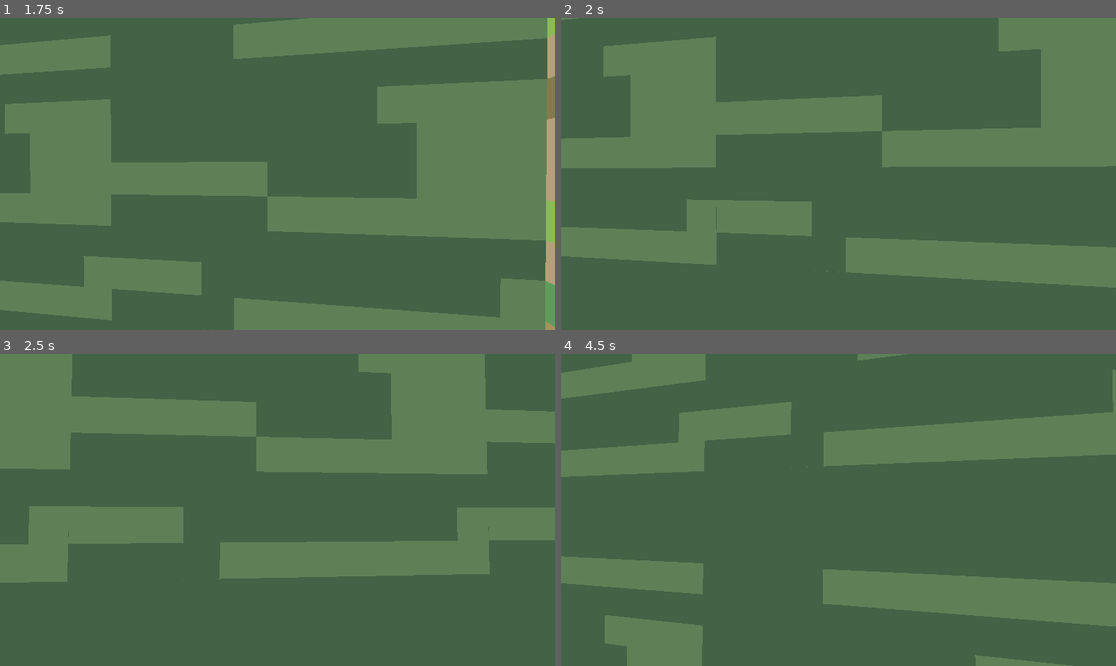
Above: before the commit, frames 1-4 (two rows, left to right).
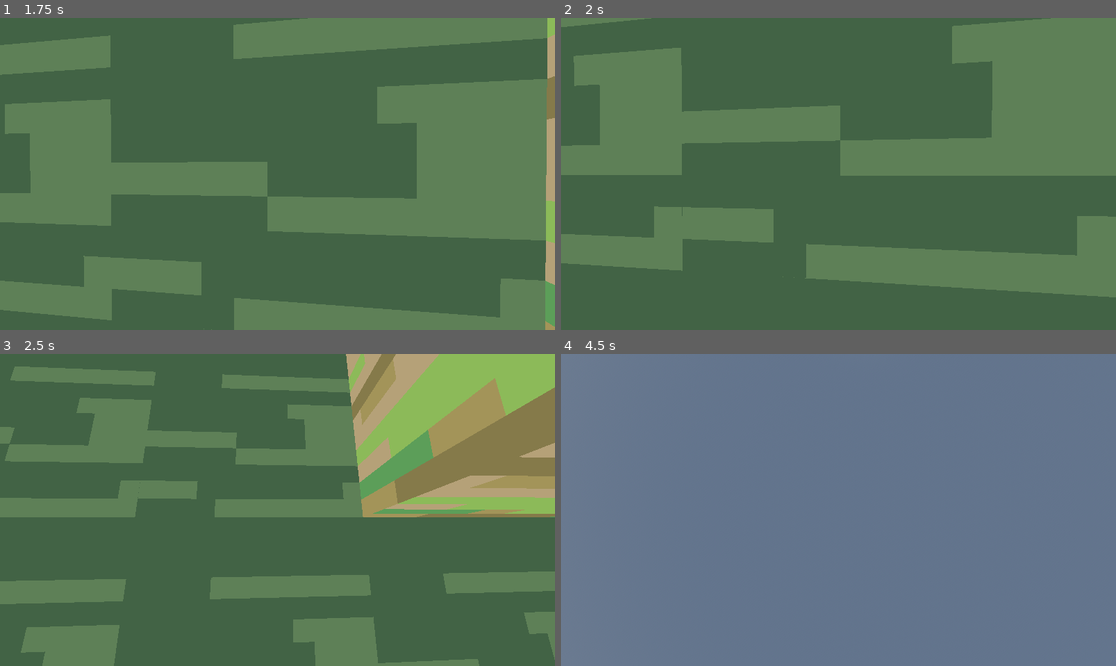
Above: after the commit, the same moments.

Repository: averyhiebert/wallkways
Game: Godot game, scene res://greyboxing/sandbox.tscn
The game is run twice, just before and just after one commit, with the same random seed, the same clock (stepped at 60 frames per second) and the same inputs.
Inputs (mouse positions are in pixels of both pictures, inside the frame that each line leads up to):
- Up to frame 1 (1.75 s): move the mouse to (305, 174) at 0.52 s; hold Space (jump) 0.53-1.28 s; hold W (forward) from 0.53 s (still down); move the mouse to (249, 174) at 1.27 s; click (249, 174) at 1.35 s; tap Space (jump) at 1.52, 1.55 s
- Up to frame 2 (2 s): keep holding W (forward); tap Space (jump) at 1.82 s
- Up to frame 3 (2.5 s): keep holding W (forward); move the mouse to (288, 503) at 2.02 s; hold Space (jump) from 2.03 s (still down)
- Up to frame 4 (4.5 s): keep holding W (forward); move the mouse to (832, 516) at 2.77 s; release Space (jump) at 2.78 s; click (832, 516) at 2.85 s; tap Space (jump) at 3.02, 3.05, 3.32 s; move the mouse to (877, 513) at 3.52 s; hold Space (jump) 3.53-4.28 s; move the mouse to (794, 506) at 4.27 s; click (794, 506) at 4.35 s

Frame 1 is identical in both runs. In frame 2, 20% of the frame differs, in the area x 0-100%, y 0-90%; in frame 3, 53%; in frame 4, 100%, in the area x 0-100%, y 0-100%.

Commit message:
Improved jumping

Diff:
--- a/godot-src/greyboxing/player.gd
+++ b/godot-src/greyboxing/player.gd
@@ -7,7 +7,7 @@
 const GRAVITY_MULTIPLIER = 2
 const FALL_GRAVITY_MULTIPLIER = 3
 const TERMINAL_VELOCITY = 10
-const ROTATION_TIME_MS = 250
+const ROTATION_TIME_MS = 200
 const COYOTE_TIME_MS = 200
 
 var mouse_sensitivity = 0.002
@@ -19,6 +19,7 @@
 var rotation_percentage = 1.0
 var last_rotated = 0 # Last time we rotated, used for lockout
 var last_jumped = 0
+var last_on_floor = 0
 
 # Get the gravity from the project settings to be synced with RigidBody nodes.
 var gravity = ProjectSettings.get_setting("physics/3d/default_gravity")
@@ -71,7 +72,10 @@
 	return is_on_wall() and not is_on_floor() and abs(local_velocity.y) < 5
 
 func coyote_time():
-	return (Time.get_ticks_msec() - last_jumped) > COYOTE_TIME_MS
+	return (Time.get_ticks_msec() - last_on_floor) < COYOTE_TIME_MS
+
+func jump_timeout():
+	return (Time.get_ticks_msec() - last_jumped) < COYOTE_TIME_MS + 1
 
 func _physics_process(delta):
 	slerp_rotation(delta)
@@ -94,6 +98,7 @@
 			up_direction = get_floor_normal() # For correct floor detection
 			last_rotated = Time.get_ticks_msec()
 			local_velocity.y = 0
+		last_on_floor = Time.get_ticks_msec()
 	elif local_velocity.y > 0:
 		local_velocity.y -= GRAVITY_MULTIPLIER * gravity * delta
 	else:
@@ -102,7 +107,7 @@
 		#local_velocity.y = clamp(local_velocity.y,-TERMINAL_VELOCITY,TERMINAL_VELOCITY)
 
 	# Handle jump.
-	if Input.is_action_just_pressed("jump") and (is_on_floor() or coyote_time()):
+	if Input.is_action_pressed("jump") and (is_on_floor() or coyote_time()) and not jump_timeout():
 		local_velocity.y = JUMP_VELOCITY
 		last_jumped = Time.get_ticks_msec()
 
